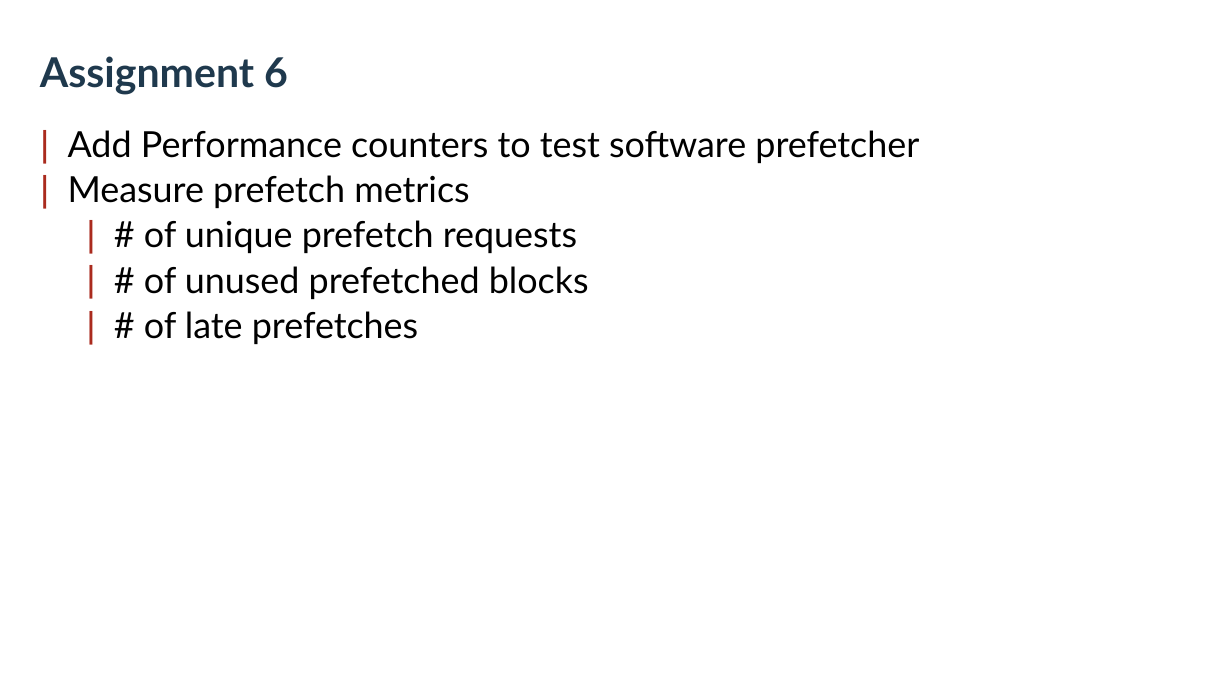
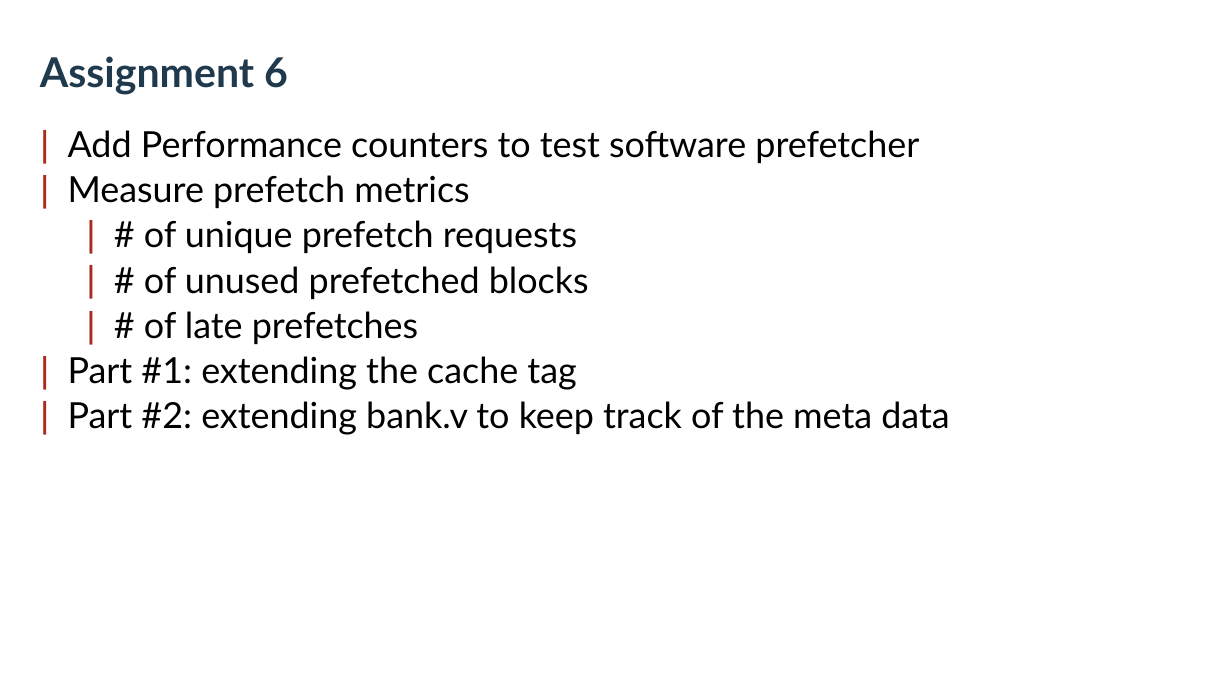
Before and after one commit to vortexgpgpu/vortex_tutorials, a slide deck: slide 11 of Slides_MICRO55/6.vortex_hands_on.pptx. Drawn at 1232x693 pixels with LibreOffice and Linux fonts; fonts in the diff are those of the drawing; background and template pictures are left out. Boxes give left, top, right and bottom in pixels: in the first picture for what was removed or moved away, otherwise in the second. Text is boxed around its words. In the diff, an @@ line names an element or a change of style, - is before the commit and + after.

Commit message:
update slides

```diff
--- a/Slides_MICRO55/6.vortex_hands_on.pptx
+++ b/Slides_MICRO55/6.vortex_hands_on.pptx
@@ text at [68,356,949,435]: paragraphs added @@
+| Part #1: extending the cache tag
+| Part #2: extending bank.v to keep track of the meta data
```
Also in this commit, not shown: 1 other slide changed, 3 slides added, 1 other file.
